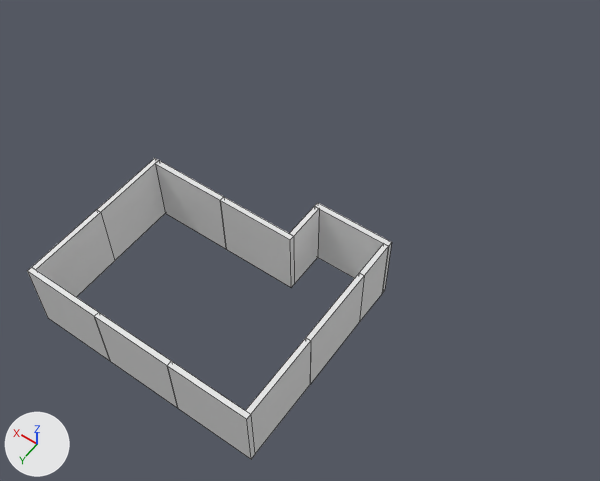
Before and after pictures for a commit that changed the FBX model Save the SteamBird/Assets/Art/Layout.fbx.
Both versions are drawn from a camera (50 mm lens) standing at (-11.9, 11.1, 24.7) and looking at (-0.9, -4.3, 0.6). The axes (+X, +Y, +Z) are drawn at lower left. The lights are the same throughout. Mesh edges are drawn as thin lines. Where no turn or scale is listed for an object, it has been applied to the vertices.

Script lines for the objects in view, before the commit:
```python
me_cube_031 = bpy.data.meshes.new('Cube.031')
me_cube_031.from_pydata(...)  # 96 vertices, 72 faces; spans x -4.48..4.52, y -4.58..3.3, z 0.02..2.82
me_cube_031.materials.append(mat_material)  # white #e7e7e7
ob_layout = bpy.data.objects.new('Layout', me_cube_031)
ob_layout.location = (0.0, 0.0, 0.0)
```
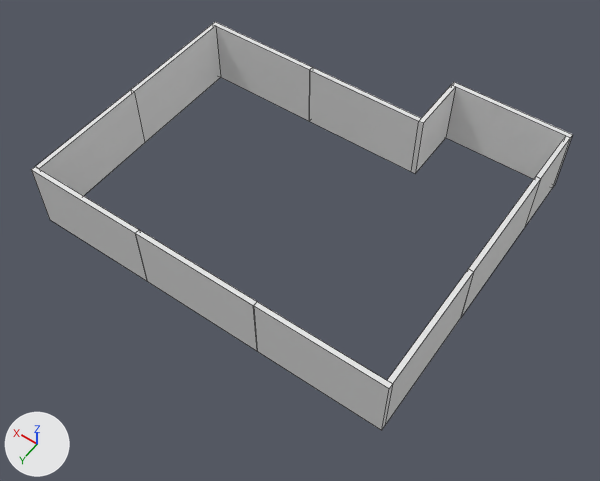
Pixel boxes [x1, y1, x2, y2] of what changed, in the pictures (600 x 481 px; the box of a moved part takes in the faces that stretch with it):
'Layout', reshaped (48% wider, 35% taller): before [27, 158, 392, 459]; after [32, 22, 573, 430]
part 1 of me_cube_031, moved or reshaped: before [167, 361, 255, 459]; after [32, 167, 147, 281]
part 2 of me_cube_031, moved or reshaped: before [27, 267, 110, 361]; after [135, 230, 257, 351]
part 3 of me_cube_031, moved or reshaped: before [97, 158, 165, 260]; after [35, 90, 145, 196]
part 4 of me_cube_031, moved or reshaped: before [246, 338, 311, 454]; after [131, 24, 221, 142]
part 5 of me_cube_031, moved or reshaped: before [306, 273, 364, 384]; after [385, 269, 473, 425]
part 6 of me_cube_031, moved or reshaped: before [155, 161, 226, 249]; after [213, 22, 313, 121]
part 7 of me_cube_031, moved or reshaped: before [359, 244, 389, 322]; after [411, 85, 456, 173]
part 8 of me_cube_031, moved or reshaped: before [315, 203, 392, 293]; after [446, 82, 573, 187]
part 9 of me_cube_031, moved or reshaped: before [220, 197, 319, 287]; after [309, 68, 541, 317]
part 10 of me_cube_031, moved or reshaped: before [94, 312, 178, 408]; after [524, 136, 570, 228]
part 11 of me_cube_031, moved or reshaped: before [32, 210, 115, 297]; after [254, 302, 392, 430]

The change, as a list of edits to the scene's bpy script:
```text
Change me_cube_031:
    used by ob_layout; location = (0.0, 0.0, 0.0)
    remove me_cube_031.from_pydata(...)  # 96 vertices, 72 faces; spans x -4.48..4.52, y -4.58..3.3, z 0.02..2.82
    add me_cube_031.from_pydata(...)  # 96 vertices, 72 faces; spans x -7.28..7.73, y -12.8..0.1, z 0.02..2.82
    me_cube_031 part 1: the loose piece of 8 vertices spanning x -4.48..-1.48, y 3.1..3.3, z 0.02..2.82 is scaled about its middle by (1.67, 1, 1), then moved by (8.21, -3.2, 0.0)
    me_cube_031 part 2: the loose piece of 8 vertices spanning x 1.52..4.52, y 3.1..3.3, z 0.02..2.82 is scaled about its middle by (1.67, 1, 1), then moved by (-2.8, -3.2, 0.0)
    me_cube_031 part 3: the loose piece of 8 vertices spanning x 4.33..4.52, y -2.9..0.1, z 0.02..2.82 is scaled about its middle by (1, 1.67, 1), then moved by (3.21, -1.2, 0.0)
    me_cube_031 part 4: the loose piece of 8 vertices spanning x -4.48..-4.28, y 0.1..3.1, z 0.02..2.82 is scaled about its middle by (1, 1.67, 1), then moved by (12.01, -9.2, 0.0)
    me_cube_031 part 5: the loose piece of 8 vertices spanning x -4.48..-4.28, y -2.9..0.1, z 0.02..2.82 is scaled about its middle by (1, 1.67, 1), then moved by (-2.8, -1.2, 0.0)
    me_cube_031 part 6: the loose piece of 8 vertices spanning x 1.32..4.32, y -2.9..-2.71, z 0.02..2.82 is scaled about its middle by (1.67, 1, 1), then moved by (2.41, -7.39, 0.0)
    me_cube_031 part 7: the loose piece of 8 vertices spanning x -4.48..-4.29, y -4.39..-2.9, z 0.02..2.82 is scaled about its middle by (1, 1.67, 1), then moved by (2.02, -7.71, 0.0)
    me_cube_031 part 8: the loose piece of 8 vertices spanning x -4.48..-1.48, y -4.58..-4.39, z 0.02..2.82 is scaled about its middle by (1.67, 1, 1), then moved by (-1.8, -8.22, 0.0)
    me_cube_031 part 9: 16 of 96 vertices moved; they spanned x -1.68..1.33, y -4.4..-2.71, z 0.02..2.82 and now span x -7.27..2.73, y -10.29..-5.1, z 0.02..2.82; mean shift (-2.6, -5.67, 0.0); largest move (1.33, -2.9, 2.82) -> (-7.27, -10.1, 2.82)
    me_cube_031 part 10
    me_cube_031.vertices[0].co: (1.52, 3.3, 2.82) -> (-7.08, -12.6, 2.82)  # pixel (94, 316) -> pixel (565, 135)
    me_cube_031.vertices[1].co: (1.52, 3.3, 0.02) -> (-7.08, -12.6, 0.02)  # pixel (110, 361) -> not seen
    me_cube_031.vertices[2].co: (1.52, 3.1, 2.82) -> (-7.28, -12.6, 2.82)  # pixel (98, 312) -> pixel (570, 137)
    me_cube_031.vertices[3].co: (1.52, 3.1, 0.02) -> (-7.28, -12.6, 0.02)  # not seen -> pixel (552, 188)
    me_cube_031.vertices[4].co: (-1.48, 3.3, 0.02) -> (-7.08, -10.1, 0.02)  # pixel (177, 408) -> not seen
    me_cube_031.vertices[5].co: (-1.48, 3.1, 2.82) -> (-7.28, -10.1, 2.82)  # pixel (171, 360) -> pixel (540, 178)
    me_cube_031.vertices[6].co: (-1.48, 3.1, 0.02) -> (-7.28, -10.1, 0.02)  # not seen -> pixel (524, 228)
    me_cube_031.vertices[7].co: (-1.48, 3.3, 2.82) -> (-7.08, -10.1, 2.82)  # pixel (167, 365) -> pixel (535, 176)
    me_cube_031 part 11: 8 of 96 vertices moved; they spanned x 4.33..4.52, y 0.1..3.1, z 0.02..2.82 and now span x -7.28..-2.28, y -0.1..0.1, z 0.02..2.82; mean shift (-9.2, -1.6, 0.0); largest move (4.52, 3.1, 2.82) -> (-7.28, 0.1, 2.82)
```
